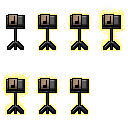
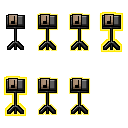
The second w=128, h=128 image is a revision of the first. Changes to its layers:
added layer "Layer 7" above "Layer 5" over left=4, top=12, right=123, bottom=116
added layer "Layer 5" above "Merged" over left=36, top=12, right=91, bottom=115
painted on "Merged" over left=2, top=7, right=126, bottom=117
